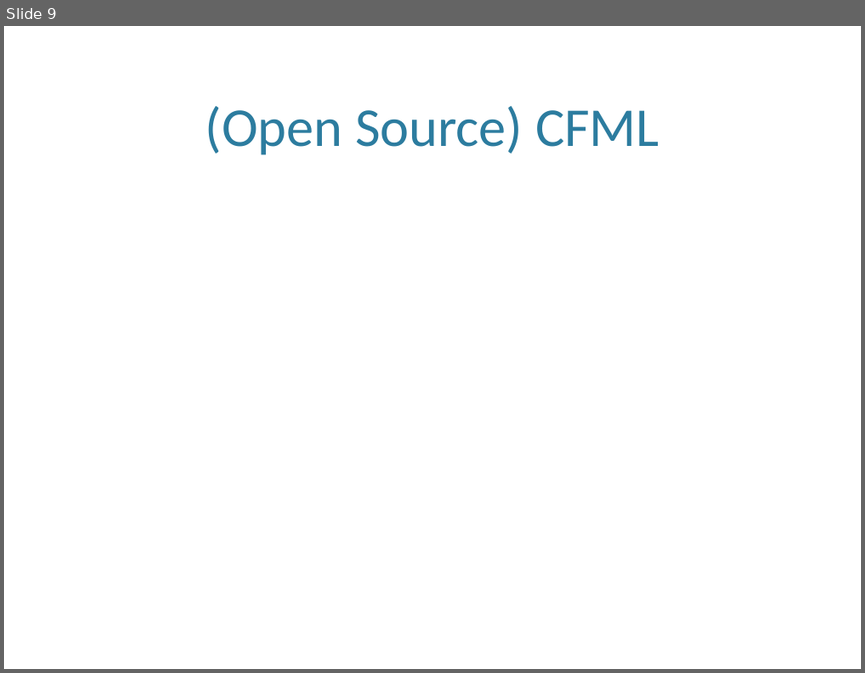
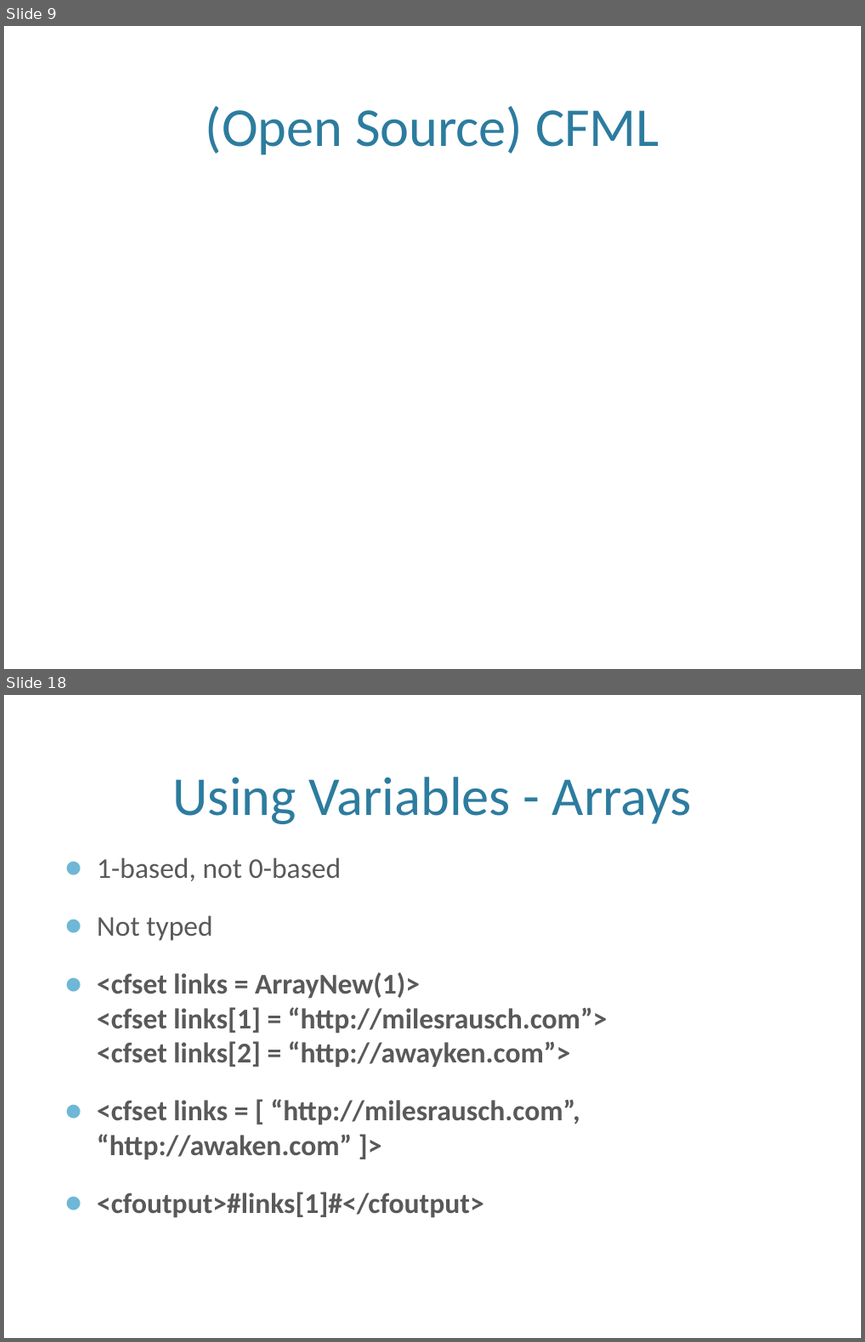
Before and after one commit to awayken/2011sdcodecamp, a slide deck: presentation.pptx. Shown one above the other, each under a label of ours: slide 9 before the commit, slides 9 and 18 after it; the slides between them are not shown. The pictures are 865x673 and 865x1342 pixels, drawn with LibreOffice and Linux fonts; fonts in the diff are those of the drawing; background and template pictures are left out. Boxes give left, top, right and bottom in pixels: in the first picture for what was removed or moved away, otherwise in the second. Text is boxed around its words. In the diff, an @@ line names an element or a change of style, - is before the commit and + after.

```diff
--- a/presentation.pptx
+++ b/presentation.pptx
@@ slide 18 added at [4, 695, 861, 1338], background picture (left out) @@
@@ title added at [173, 777, 692, 824], 46 pt, text #2C7C9F @@
+Using Variables - Arrays
@@ text added at [97, 857, 607, 1218], 24 pt, text #595959, bold @@
+● 1-based, not 0-based
+● Not typed
+● <cfset links = ArrayNew(1)>
+  <cfset links[1] = “http://milesrausch.com”>
+  <cfset links[2] = “http://awayken.com”>
+● <cfset links = [ “http://milesrausch.com”, “http://awaken.com” ]>
+● <cfoutput>#links[1]#</cfoutput>
```
Also in this commit, not shown: 17 other slides added.
